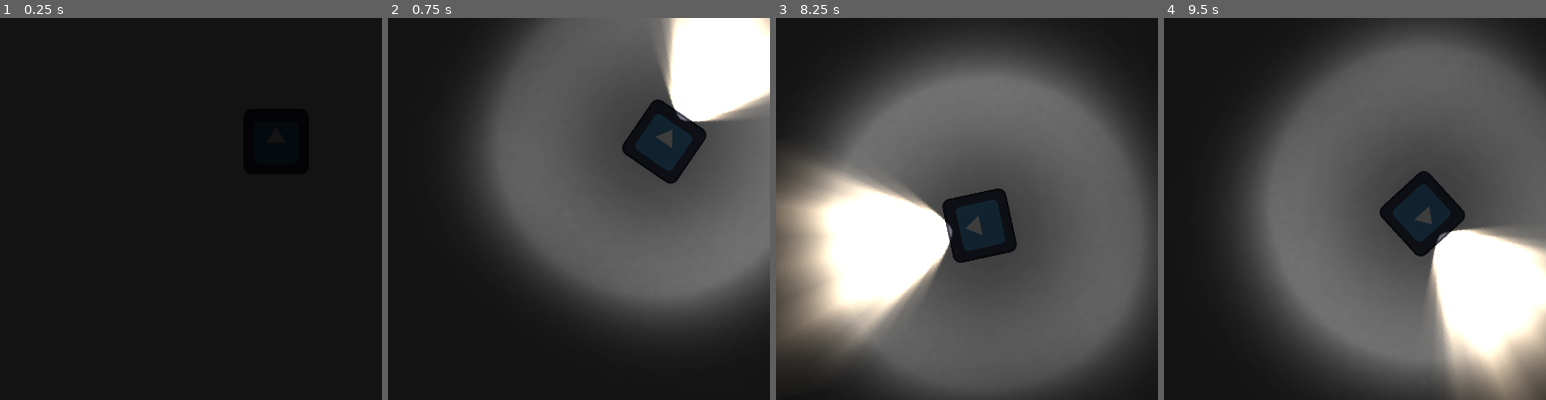
Above: before the commit, frames 1-4 (left to right).
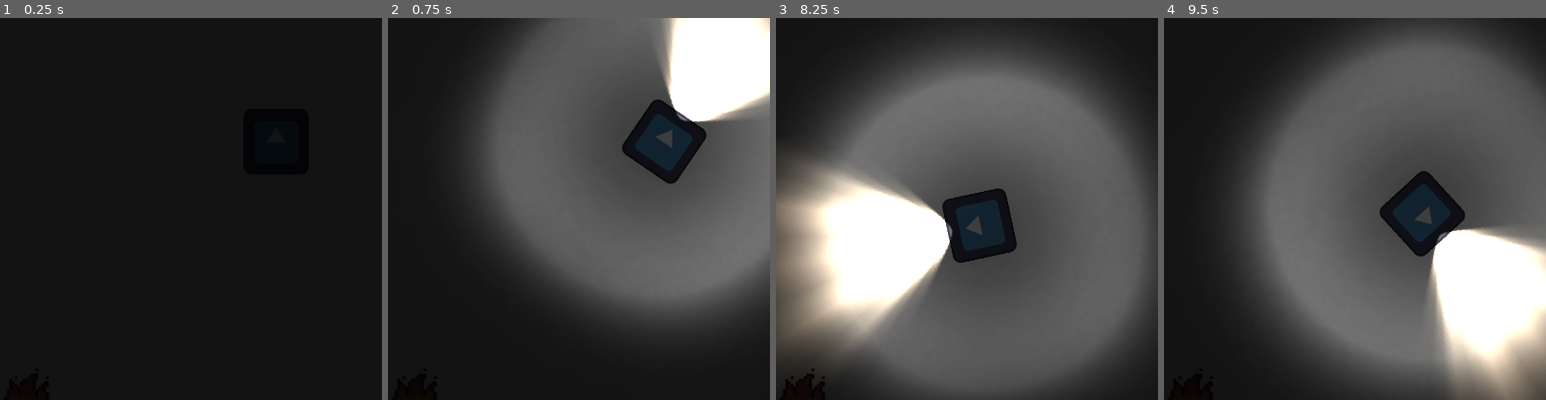
Above: after the commit, the same moments.

Repository: ankit-suman-07/GODOT-Echoes-In-Dark
Game: Godot game, scene res://scenes/level.tscn
The game is run twice, just before and just after one commit, with the same random seed, the same clock (stepped at 60 frames per second) and the same inputs. The project has no main scene, so this scene is started directly. The engine's default icon, where the game draws it, is replaced by a stand-in: a white triangle on a blue panel in a dark square.
Inputs:
- Up to frame 1 (0.25 s): no input
- Up to frame 2 (0.75 s): tap Enter at 0.5 s; hold D (right) from 0.53 s (still down); tap F (flashlight) at 0.6 s
- Up to frame 3 (8.25 s): release D (right) at 1.28 s; hold S (back) 1.28-2.03 s; tap Shift (sprint) every 1.5 s from 1.35 to 7.35 s; hold D (right) 2.03-2.78 s; tap F (flashlight) every 1.5 s from 2.1 to 8.1 s; tap Space at 2.75, 5, 6.5 s; hold W (forward) 2.78-3.53 s; hold A (left) 3.53-5.03 s; tap Enter at 4.25, 5.75 s; hold S (back) 5.03-5.78 s; hold D (right) 5.78-6.53 s; hold W (forward) 6.53-7.28 s; hold D (right) 7.28-8.03 s; hold S (back) from 8.03 s (still down)
- Up to frame 4 (9.5 s): release S (back) at 8.78 s; hold A (left) from 8.78 s (still down); tap Shift (sprint) at 8.85 s
The pictures show only the part of the screen within x 14-64%, y 35-85%; the shares and areas given below are measured in that part.

The runs differ from the first frame. In frame 3, less than 0.1% of the frame differs, in the area x 2-13%, y 91-98%; in frame 4, less than 0.1%.

Commit message:
Fire enemy added

Diff:
--- /dev/null
+++ b/scenes/enemy_fire.tscn
@@ -0,0 +1,36 @@
+[gd_scene format=3 uid="uid://b3gcc4nqqbkst"]
+
+[ext_resource type="Texture2D" uid="uid://bjkvplrdxh77b" path="res://sprites/enemy/enemy_fire.png" id="1_fjh20"]
+[ext_resource type="Script" uid="uid://dyxb20dffh5qj" path="res://scripts/enemy_fire.gd" id="1_l3e4c"]
+[ext_resource type="Texture2D" uid="uid://dp28vjb0dajpm" path="res://assets/lights/2.png" id="3_lo4dn"]
+
+[sub_resource type="RectangleShape2D" id="RectangleShape2D_fjh20"]
+size = Vector2(128, 128)
+
+[sub_resource type="CircleShape2D" id="CircleShape2D_fjh20"]
+radius = 240.1333
+
+[node name="enemy_fire" type="CharacterBody2D" unique_id=128610201]
+script = ExtResource("1_l3e4c")
+
+[node name="Sprite2D" type="Sprite2D" parent="." unique_id=67858993]
+position = Vector2(9.536743e-07, -3.8146973e-06)
+scale = Vector2(0.77108437, 0.7619047)
+texture = ExtResource("1_fjh20")
+
+[node name="CollisionShape2D" type="CollisionShape2D" parent="." unique_id=135263820]
+shape = SubResource("RectangleShape2D_fjh20")
+
+[node name="Area2D" type="Area2D" parent="." unique_id=198871031]
+
+[node name="CollisionShape2D" type="CollisionShape2D" parent="Area2D" unique_id=1070994443]
+shape = SubResource("CircleShape2D_fjh20")
+
+[node name="fire_light" type="PointLight2D" parent="." unique_id=741963023]
+position = Vector2(3.8146973e-06, 3.8146973e-06)
+scale = Vector2(0.512, 0.512)
+enabled = false
+texture = ExtResource("3_lo4dn")
+
+[connection signal="body_entered" from="Area2D" to="." method="_on_area_2d_body_entered"]
+[connection signal="body_exited" from="Area2D" to="." method="_on_area_2d_body_exited"]
--- a/scenes/level.tscn
+++ b/scenes/level.tscn
@@ -2,6 +2,7 @@
 
 [ext_resource type="PackedScene" uid="uid://c445uy5isoi51" path="res://scenes/player.tscn" id="1_2q6dc"]
 [ext_resource type="PackedScene" uid="uid://db82x2h61bich" path="res://scenes/enemy.tscn" id="2_w7c3h"]
+[ext_resource type="PackedScene" uid="uid://b3gcc4nqqbkst" path="res://scenes/enemy_fire.tscn" id="3_w8frs"]
 
 [node name="level" type="Node2D" unique_id=822371455]
 
@@ -23,3 +24,6 @@
 
 [node name="enemy" parent="." unique_id=723888187 instance=ExtResource("2_w7c3h")]
 position = Vector2(1207, 340)
+
+[node name="enemy_fire" parent="." unique_id=128610201 instance=ExtResource("3_w8frs")]
+position = Vector2(268, 1267)
--- /dev/null
+++ b/scripts/enemy_fire.gd
@@ -0,0 +1,31 @@
+extends CharacterBody2D
+
+@export var SPEED := 200.0
+
+@onready var player = $"../player"
+@onready var fire_light = $fire_light
+
+var player_chase := false
+
+func _physics_process(delta):
+
+	if player_chase:
+		var direction = (player.position - position).normalized()
+		velocity = direction * SPEED
+	else:
+		velocity = Vector2.ZERO
+
+	move_and_slide()
+
+
+func _on_area_2d_body_entered(body: Node2D) -> void:
+	if body.name == "player":
+		fire_light.enabled = true
+		player_chase = true
+		player = body
+
+
+func _on_area_2d_body_exited(body: Node2D) -> void:
+	if body.name == "player":
+		fire_light.enabled = false
+		player_chase = false
Not shown, added: scripts/enemy_fire.gd.uid
